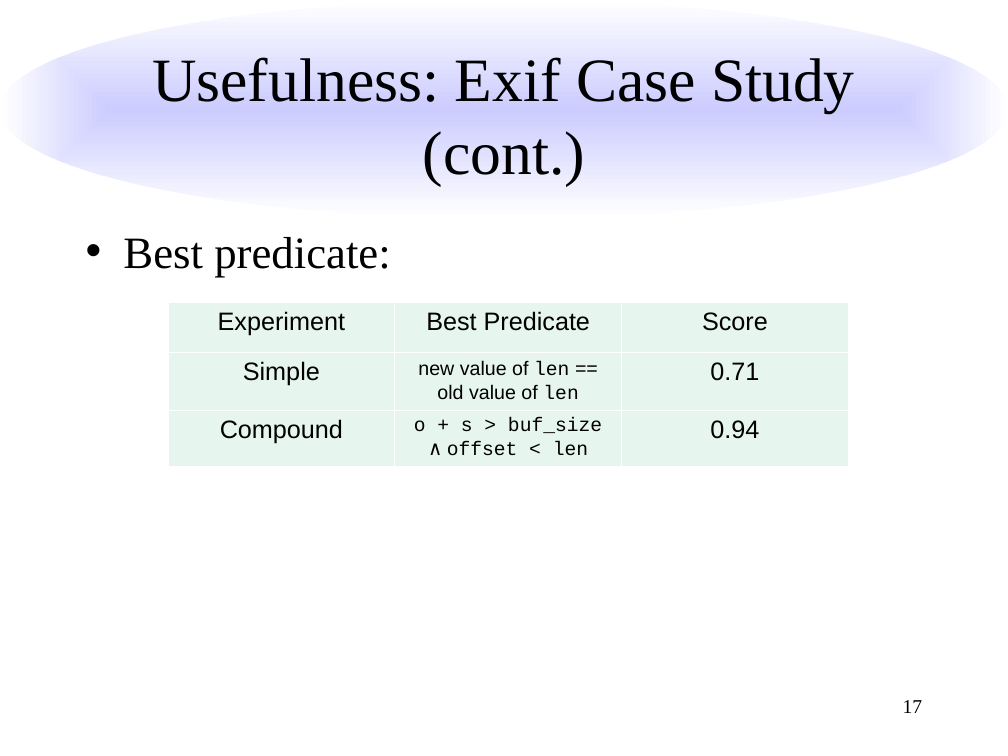
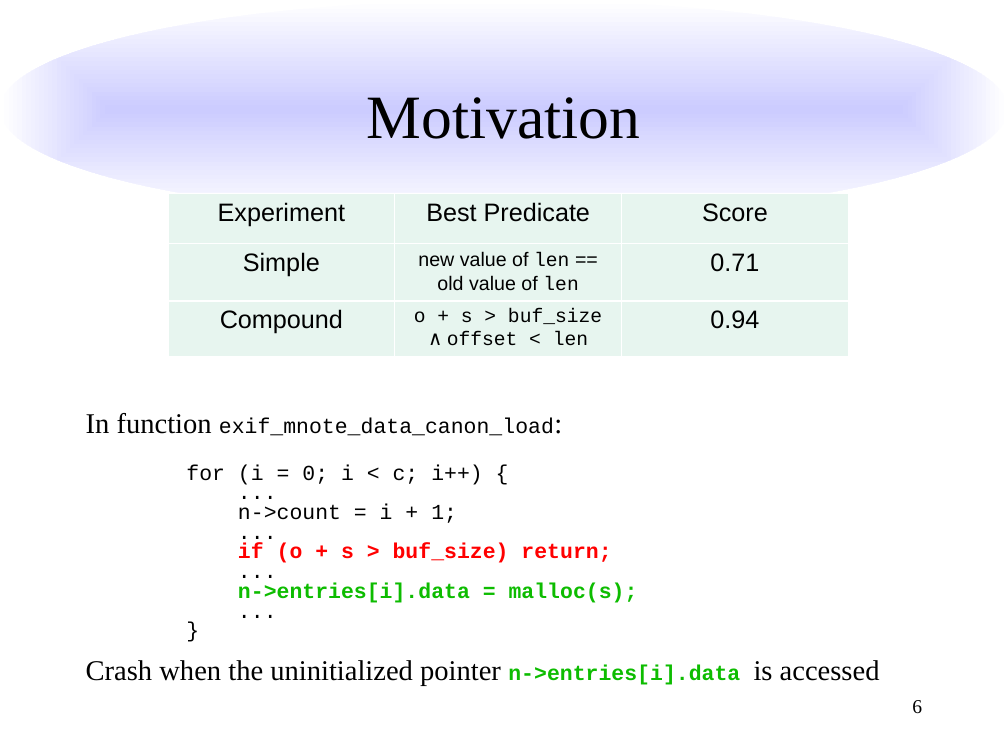
Before and after one commit to liblit/cbiexp, a slide deck: slide 6 of issta-2007/talk/issta-2007.pptx (slide 17 before the commit). Drawn at 1008x756 pixels with LibreOffice and Linux fonts; fonts in the diff are those of the drawing. Boxes give left, top, right and bottom in pixels: in the first picture for what was removed or moved away, otherwise in the second. Text is boxed around its words. In the diff, an @@ line names an element or a change of style, - is before the commit and + after.

```diff
--- a/issta-2007/talk/issta-2007.pptx
+++ b/issta-2007/talk/issta-2007.pptx
@@ title at (367, 97, 640, 139): text changed @@
-Usefulness: Exif Case Study (cont.)
+Motivation
@@ table: place and size @@
-table at (168, 302, 849, 467)
+table at (168, 194, 849, 358)
@@ text removed at (123, 237, 390, 277) @@
-• Best predicate:
@@ text added at (86, 413, 880, 686), 15.3 pt, text #000000 @@
+In function exif_mnote_data_canon_load:
+    for (i = 0; i < c; i++) {
+    ...
+    n->count = i + 1;
+    ...
+    if (o + s > buf_size) return;
+    ...
+    n->entries[i].data = malloc(s);
+    ...
+    }
+Crash when the uninitialized pointer n->entries[i].data is accessed
@@ page number at (912, 700, 922, 714): text changed @@
-17
+6
```
Also in this commit, not shown: 15 other slides changed.
